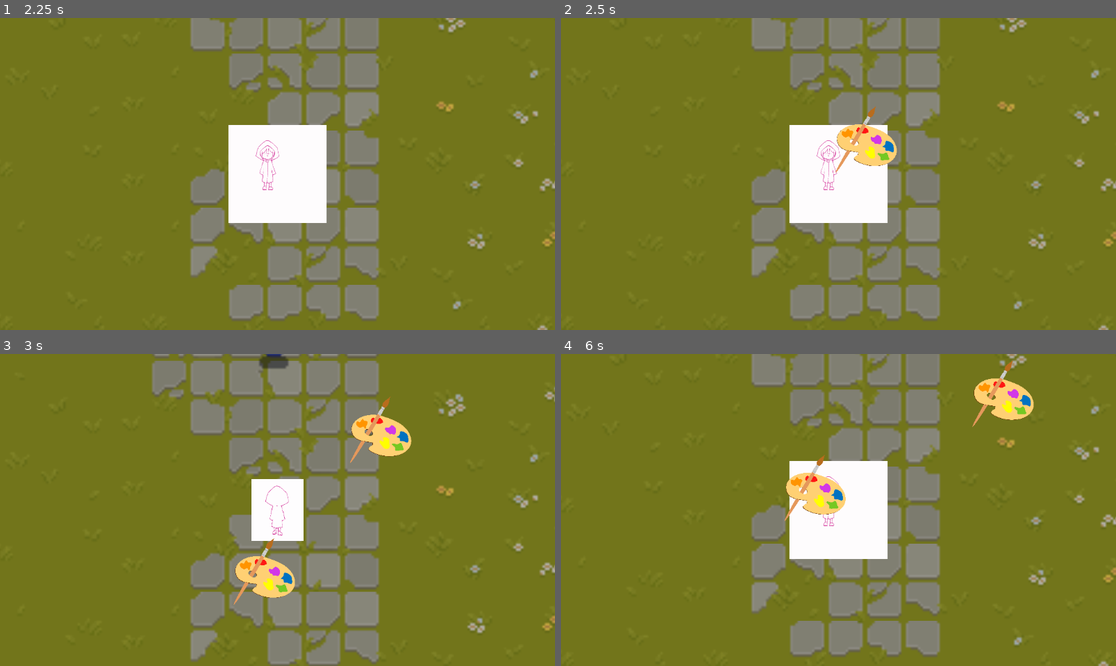
Above: before the commit, frames 1-4 (two rows, left to right).
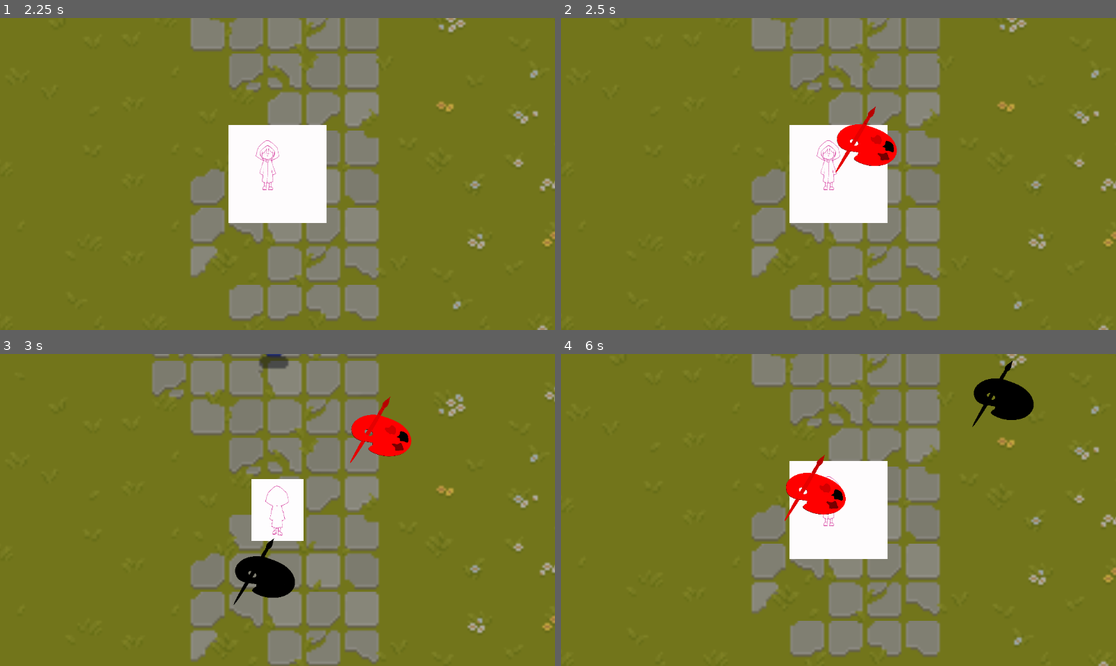
Above: after the commit, the same moments.

Repository: JMSVY-Super-Cool-Group-14/Dye-Chromatic
Game: Godot game, scene res://scenes/game.tscn
Two runs of this game, one before a commit and one after it. Both use one fixed random seed, a clock stepped at 60 frames per second and the inputs below.
Inputs (mouse positions are in pixels of both pictures, inside the frame that each line leads up to):
- Up to frame 1 (2.25 s): move the mouse to (399, 158) at 0.52 s; hold Ctrl (right_colour, bound only after the commit) 0.53-1.28 s; hold F (melee_attack) 0.53-1.28 s; tap Space (ranged_attack) at 0.8, 1.35 s; tap Enter at 1.25 s; move the mouse to (166, 189) at 1.27 s; hold S (move_down) 1.28-2.03 s; tap F (melee_attack) at 1.55 s; move the mouse to (333, 105) at 2.02 s; hold Ctrl (right_colour, bound only after the commit) from 2.03 s (still down); hold F (melee_attack) from 2.03 s (still down)
- Up to frame 2 (2.5 s): keep holding Ctrl (right_colour, bound only after the commit); keep holding F (melee_attack); tap Space (ranged_attack) at 2.3 s
- Up to frame 3 (3 s): move the mouse to (249, 572) at 2.77 s; release Ctrl (right_colour, bound only after the commit) at 2.78 s; release F (melee_attack) at 2.78 s; hold W (move_up) from 2.78 s (still down); tap Space (ranged_attack) at 2.85 s
- Up to frame 4 (6 s): tap F (melee_attack) at 3.05, 4.55 s; move the mouse to (1005, 556) at 3.52 s; release W (move_up) at 3.53 s; hold F (melee_attack) 3.53-4.28 s; hold Shift (left_colour, bound only after the commit) 3.53-5.03 s; tap Space (ranged_attack) at 3.8, 4.35, 5.3, 5.85 s; move the mouse to (672, 463) at 4.27 s; move the mouse to (866, 510) at 5.02 s; hold S (move_down) 5.03-5.78 s; hold F (melee_attack) 5.03-5.78 s; move the mouse to (755, 432) at 5.77 s; hold Ctrl (right_colour, bound only after the commit) from 5.78 s (still down)

Frame 1 is identical in both runs. In frame 2, 1.1% of the frame differs, in the area x 49-61%, y 28-50%; in frame 3, 2.2%, in the area x 42-75%, y 13-81%; in frame 4, 2.2%.

Commit message:
added colour control & controller support
Added colour control as in the ability to augment your attacks with colours when you hold the triggers. Also added controller support for all combat options.

Diff:
--- a/src/project.godot
+++ b/src/project.godot
@@ -49,10 +49,44 @@
 ranged_attack={
 "deadzone": 0.5,
 "events": [Object(InputEventKey,"resource_local_to_scene":false,"resource_name":"","device":-1,"window_id":0,"alt_pressed":false,"shift_pressed":false,"ctrl_pressed":false,"meta_pressed":false,"pressed":false,"keycode":0,"physical_keycode":32,"key_label":0,"unicode":32,"echo":false,"script":null)
+, Object(InputEventJoypadButton,"resource_local_to_scene":false,"resource_name":"","device":-1,"button_index":10,"pressure":0.0,"pressed":true,"script":null)
 ]
 }
 melee_attack={
 "deadzone": 0.5,
 "events": [Object(InputEventKey,"resource_local_to_scene":false,"resource_name":"","device":-1,"window_id":0,"alt_pressed":false,"shift_pressed":false,"ctrl_pressed":false,"meta_pressed":false,"pressed":false,"keycode":0,"physical_keycode":70,"key_label":0,"unicode":102,"echo":false,"script":null)
+, Object(InputEventJoypadButton,"resource_local_to_scene":false,"resource_name":"","device":-1,"button_index":2,"pressure":0.0,"pressed":true,"script":null)
 ]
 }
+left_colour={
+"deadzone": 0.5,
+"events": [Object(InputEventKey,"resource_local_to_scene":false,"resource_name":"","device":-1,"window_id":0,"alt_pressed":false,"shift_pressed":false,"ctrl_pressed":false,"meta_pressed":false,"pressed":false,"keycode":0,"physical_keycode":4194325,"key_label":0,"unicode":0,"echo":false,"script":null)
+, Object(InputEventJoypadMotion,"resource_local_to_scene":false,"resource_name":"","device":-1,"axis":4,"axis_value":1.0,"script":null)
+]
+}
+right_colour={
+"deadzone": 0.5,
+"events": [Object(InputEventKey,"resource_local_to_scene":false,"resource_name":"","device":-1,"window_id":0,"alt_pressed":false,"shift_pressed":false,"ctrl_pressed":false,"meta_pressed":false,"pressed":false,"keycode":0,"physical_keycode":4194326,"key_label":0,"unicode":0,"echo":false,"script":null)
+, Object(InputEventJoypadMotion,"resource_local_to_scene":false,"resource_name":"","device":-1,"axis":5,"axis_value":1.0,"script":null)
+]
+}
+aim_down={
+"deadzone": 0.5,
+"events": [Object(InputEventJoypadMotion,"resource_local_to_scene":false,"resource_name":"","device":-1,"axis":3,"axis_value":1.0,"script":null)
+]
+}
+aim_up={
+"deadzone": 0.5,
+"events": [Object(InputEventJoypadMotion,"resource_local_to_scene":false,"resource_name":"","device":-1,"axis":3,"axis_value":-1.0,"script":null)
+]
+}
+aim_left={
+"deadzone": 0.5,
+"events": [Object(InputEventJoypadMotion,"resource_local_to_scene":false,"resource_name":"","device":-1,"axis":2,"axis_value":-1.0,"script":null)
+]
+}
+aim_right={
+"deadzone": 0.5,
+"events": [Object(InputEventJoypadMotion,"resource_local_to_scene":false,"resource_name":"","device":-1,"axis":2,"axis_value":1.0,"script":null)
+]
+}
--- a/src/scripts/attacks/Projectile.gd
+++ b/src/scripts/attacks/Projectile.gd
@@ -6,6 +6,8 @@
 var start_pos = Vector2.ZERO
 var damage = 50
 var pos
+@onready var fsm = $"../../FiniteStateMachine"
+
 
 # Called when the node enters the scene tree for the first time.
 func _ready():
@@ -24,11 +26,17 @@
 		queue_free()
 
 func set_direction(direction: Vector2):
+
 	projectile_velocity = direction.normalized() * speed
 
 func _on_body_entered(body):
 
 	if body.is_in_group("enemy"):
+		if fsm.get_controller():
+			Input.start_joy_vibration(0, 1, 1, 0.15)
 		print("enemy hit!")
 		# insert call to enemy take damage function
 		queue_free()	#remove projectile instance
+
+func set_colour(colour: Color):
+	$Sprite2D.self_modulate = colour
--- a/src/scripts/attacks/meleeAttack.gd
+++ b/src/scripts/attacks/meleeAttack.gd
@@ -2,6 +2,7 @@
 
 var lifespan = 0.10
 var existenceTime = 0
+@onready var fsm = $"../../FiniteStateMachine"
 # Called when the node enters the scene tree for the first time.
 func _ready():
 	pass # Replace with function body.
@@ -16,5 +17,10 @@
 
 func _on_body_entered(body):
 	if body.is_in_group("enemy"):
+		if fsm.get_controller():
+			Input.start_joy_vibration(0, 1, 1, 0.15)
 		print("enemy hit melee!")
 		# insert call to enemy.takedamage function
+
+func set_colour(colour: Color):
+	$Sprite2D.self_modulate = colour
--- a/src/scripts/player.gd
+++ b/src/scripts/player.gd
@@ -4,6 +4,22 @@
 var attackDelta = 0
 var meleeRange = 30
 var velocity
+var colourWheel = {
+	"grey" : Color(0, 0, 0),
+	"red" : Color(1, 0, 0),
+	"green" : Color(0, 1, 0),
+	"blue" : Color(0, 0, 1),
+	"yellow" : Color(1, 1, 0),
+	"magenta" : Color(1, 0, 1),
+	"cyan" : Color(0, 1, 1)
+		}
+@onready var leftColour = "blue"
+@onready var rightColour = "red"
+@onready var colourCombined = "magenta"
+@onready var currentColour = "grey"
+@onready var leftActivated = false
+@onready var rightActivated = false
+@onready var rangedTarget = Vector2.ZERO
 @onready var facingDirection = Vector2(0, 1)
 @export var speed = 100
 @onready var fsm = $"../FiniteStateMachine"
@@ -20,20 +36,29 @@
 	$AnimatedSprite2D.play()
 	attackDelta += delta
 
+	# Movement
 	if fsm.get_controller() && !isAttacking:
 		velocity = Input.get_vector("move_left", "move_right", "move_up", "move_down")
+		rangedTarget = Input.get_vector("aim_left", "aim_right", "aim_up", "aim_down")
 	elif !isAttacking:
 		key_move()
 
+	#Colour Control
+	leftActivated = Input.is_action_pressed("left_colour")
+	rightActivated = Input.is_action_pressed("right_colour")
+	set_colour(leftActivated, rightActivated)
 
+	# Idle animation and facing direction check
 	if velocity.length() <= 0 && !isAttacking:
 		$AnimatedSprite2D.animation = "idle"
 	else:
 		facingDirection = velocity
 
+	# Actual moving of object
 	position += velocity * delta * speed
 	position = position.clamp(Vector2.ZERO, get_viewport_rect().size)
 
+	# Walking animation
 	if velocity.x > 0:
 		$AnimatedSprite2D.animation = "walk_right"
 	elif velocity.x < 0:
@@ -59,30 +84,59 @@
 		velocity.y += 1
 
 func _input(event):
+
+	# Add colour select options here
+	# AKA to change which two colours
+	# you have equipped
+
+	# #####################
+
 	if attackDelta > DELAY:
 		if fsm.get_controller():
-			pass
-			#add controller stick aim
+			if event.is_action_pressed("ranged_attack") and rangedTarget!=Vector2.ZERO:
+				fire_projectile(rangedTarget, currentColour)
+				attackDelta = 0
+			elif event.is_action("melee_attack"):
+				melee_attack(currentColour)
+				attackDelta = 0
+
 		else:
 			if event.is_action_pressed("ranged_attack"):
 				var mouse_pos = get_global_mouse_position()
-				fire_projectile(mouse_pos)
+				fire_projectile(mouse_pos, currentColour)
 				attackDelta = 0
 
 			elif event.is_action_pressed("melee_attack"):
-				melee_attack()
-				pass
+				melee_attack(currentColour)
+				attackDelta = 0
 
 
-func fire_projectile(target_pos: Vector2):
+func fire_projectile(target_pos: Vector2, colour: String):
+	print("attempting ranged " + colour)
 	var projectile = projectile_scene.instantiate()
 	add_child(projectile)
+	projectile.set_colour(colourWheel[colour])
 	projectile.global_position = global_position
-	var direction = (target_pos - global_position).normalized()
-	projectile.set_direction(direction)
 
-func melee_attack():
-	print("attempting melee")
+	if fsm.get_controller():
+		projectile.set_direction(target_pos)
+	else:
+		var direction = (target_pos - global_position).normalized()
+		projectile.set_direction(direction)
+
+func melee_attack(colour: String):
+	print("attempting melee " + colour)
 	var melee_strike = melee_scene.instantiate()
 	add_child(melee_strike)
-	melee_strike.global_position = global_position + facingDirection*meleeRange
+	melee_strike.set_colour(colourWheel[colour])
+	melee_strike.global_position = global_position + facingDirection.normalized()*meleeRange
+
+func set_colour(left, right):
+	if left and right:
+		currentColour = colourCombined
+	elif left:
+		currentColour = leftColour
+	elif right:
+		currentColour = rightColour
+	else:
+		currentColour = "grey"
